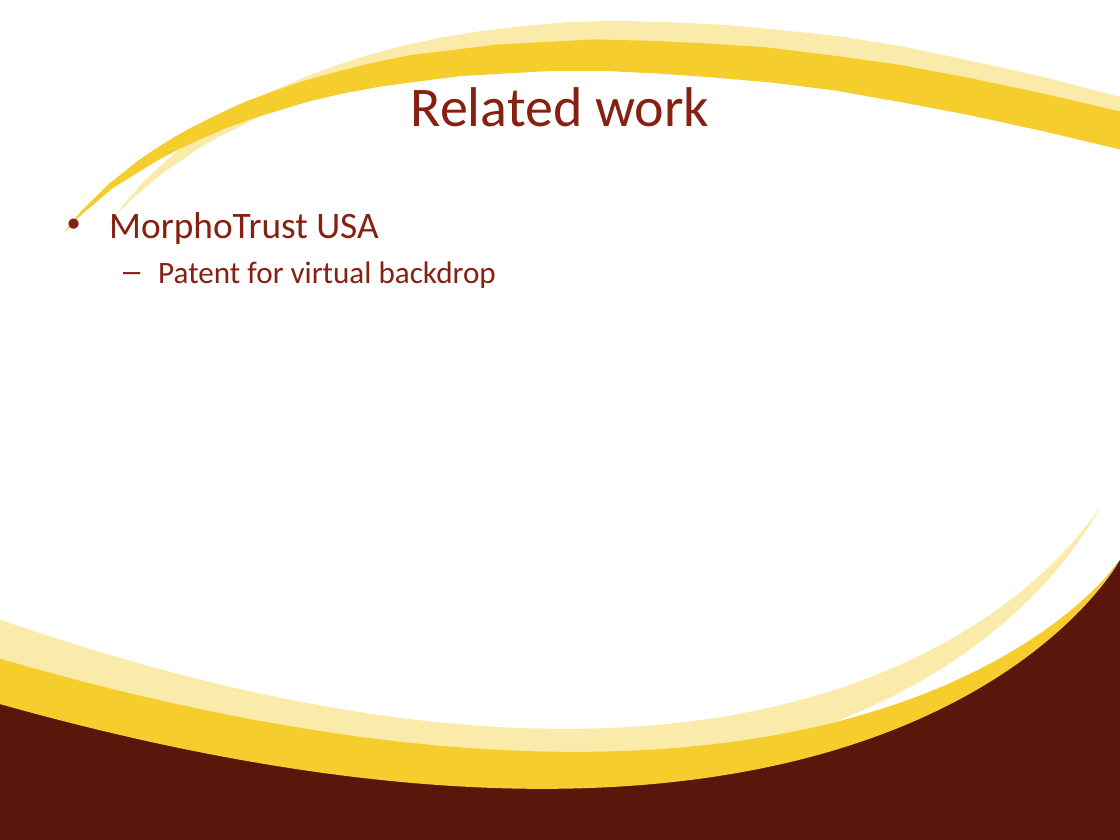
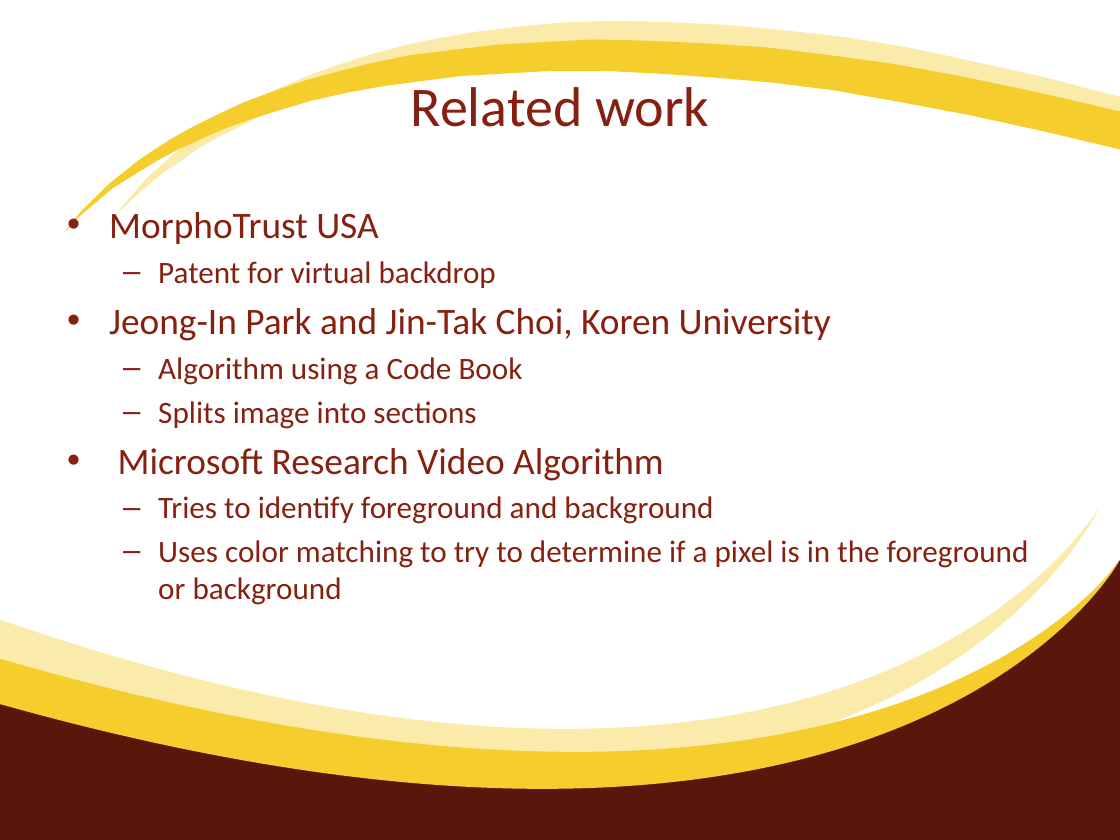
Before and after one commit to ejezisek/vision, a slide deck: slide 7 of Presentation/Virtual.Backdrop.pptx. Drawn at 1120x840 pixels with LibreOffice and Linux fonts; fonts in the diff are those of the drawing. Boxes give left, top, right and bottom in pixels: in the first picture for what was removed or moved away, otherwise in the second. Text is boxed around its words. In the diff, an @@ line names an element or a change of style, - is before the commit and + after.

```diff
--- a/Presentation/Virtual.Backdrop.pptx
+++ b/Presentation/Virtual.Backdrop.pptx
@@ text at box(109, 308, 1029, 605): paragraphs added @@
+• Jeong-In Park and Jin-Tak Choi, Koren University
+  – Algorithm using a Code Book
+  – Splits image into sections
+• Microsoft Research Video Algorithm
+  – Tries to identify foreground and background
+  – Uses color matching to try to determine if a pixel is in the foreground or background
```
Also in this commit, not shown: 1 other slide changed, 3 other files.
